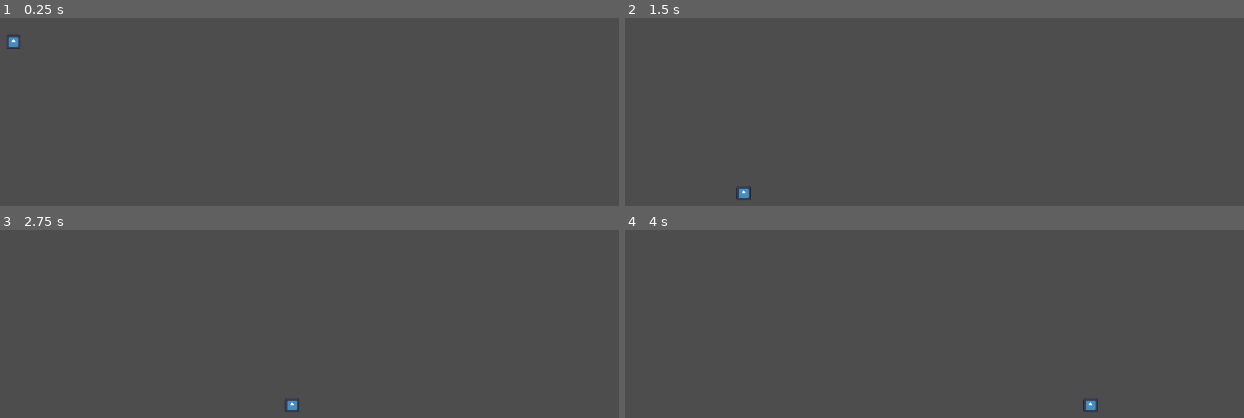
Above: before the commit, frames 1-4 (two rows, left to right).
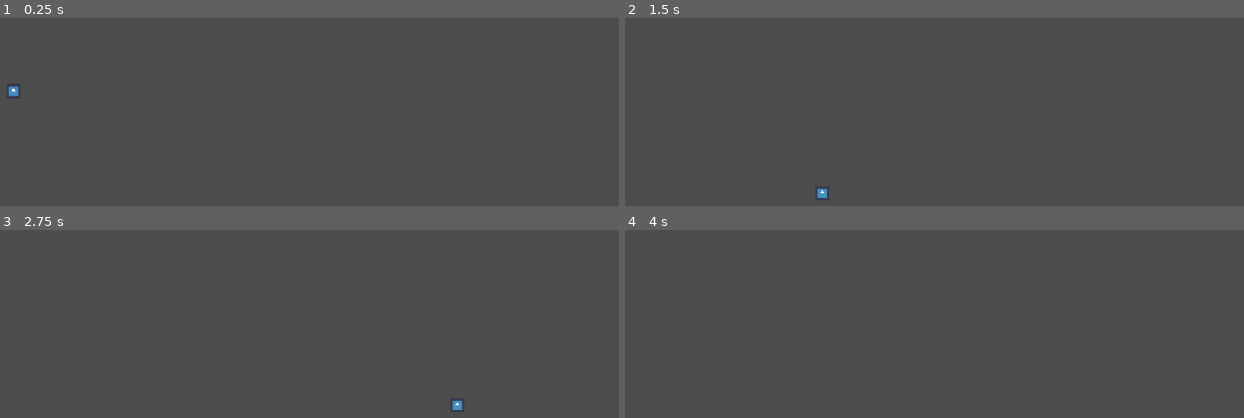
Above: after the commit, the same moments.

Repository: ThatMysticShadow/Plug-n-Play-F24
Game: Godot game, scene res://game/level/test_environment.tscn
Two runs of this game, one before a commit and one after it. Both use one fixed random seed, a clock stepped at 60 frames per second and the inputs below. The project has no main scene, so this scene is started directly. The engine's default icon, where the game draws it, is replaced by a stand-in: a white triangle on a blue panel in a dark square.
Inputs:
- Up to frame 1 (0.25 s): no input
- Up to frame 2 (1.5 s): hold D (player_right) from 0.53 s (still down); tap Space (player_jump) at 0.77 s
- Up to frame 3 (2.75 s): tap Space (player_jump) at 1.52 s; release D (player_right) at 2.03 s; hold A (player_left) from 2.03 s (still down)
- Up to frame 4 (4 s): release A (player_left) at 2.78 s; hold D (player_right) from 2.78 s (still down); tap Space (player_jump) at 3.02, 3.77 s

The runs differ from the first frame. In frame 1, 0.2% of the frame differs, in the area x 1-4%, y 9-43%; in frame 2, 0.2%; in frame 3, 0.2%; in frame 4, 0.1%.

Commit message:
Finish creating the player logic

Diff:
--- a/game/level/test_environment.tscn
+++ b/game/level/test_environment.tscn
@@ -15,7 +15,9 @@
 
 [node name="Player" parent="." instance=ExtResource("1_uj18h")]
 position = Vector2(279, 386)
-max_horizontal_speed = 200.0
-jump_strength = 200.0
-gravity = 500.0
-max_fall_speed = 200.0
+max_horizontal_speed = 300.0
+acceleration = 2000.0
+deceleration = 2000.0
+jump_strength = 700.0
+gravity = 3000.0
+max_fall_speed = 500.0
--- a/game/player/player.gd
+++ b/game/player/player.gd
@@ -2,10 +2,14 @@
 ## This Player class represents the basic player controller and builds off of
 ## CharacterBody2D functionality. This class provides a variety of methods for you to be
 ## able to extend and override if you wanted to modify the player's functionality, as well as
-## several quantities for you to tweak to change the feel of the player controller
+## several quantities for you to tweak to change the feel of the player controller.
+## DO NOT modify this script. Instead you should create a new script that extends the Player class
+## if you want to create custom player functionality.
 class_name Player
 
+## This quantity represents the threshold by which input is considered to be 0
 const INPUT_THRESHOLD: float = 0.01
+## This quantity represents the threshold for player speed under which player speed is considered to be 0
 const STOP_VELOCITY_THRSHOLD: float = 0.01
 
 @export_category("Movement Config")
@@ -31,23 +35,39 @@
 @export var max_fall_speed: float = 50
 
 
-# Called when the node enters the scene tree for the first time.
+## This method is called on the first frame that the Player is active in the scene tree, and by default
+## does not do anything. Feel free to override this method if you need to execute any code on the first
+## frame.
 func _ready():
-	pass # Replace with function body.
+	pass
 
 
-# Called every frame. 'delta' is the elapsed time since the previous physics frame.
+## This method is called every frame of the game (separate from _physics_process) and by default does not
+## do anything. Feel free to overrice this method if you need to execute any code every frame separate from
+## the physics engine.
+func _process(_delta):
+	pass
+
+
+## This method is called every update of the Godot physics engine, so all physics adjacent computations
+## and function calls should be done in this method. You are free to override this function and develop
+## your own implementation of player control and movement if you want.
 func _physics_process(delta):
+	# Retrieve the horizontal input axis
+	var direction = Input.get_axis("player_left", "player_right")
 
-	var direction = Input.get_axis("player_left", "player_right")
+	# Set the player's horizontal velocity based on player input
 	move_horizontal(direction, delta)
 
+	# Check if the player can jump and execute the jump function if so
 	if Input.is_action_just_pressed("player_jump") and can_jump():
 		jump()
 
+	# Apply gravity if the player is not grounded
 	if !is_on_floor():
 		apply_gravity(delta)
 
+	# Call this function to move the player based on all modifications to the player's velocity
 	move_and_slide()
 
 
@@ -65,8 +85,8 @@
 			velocity.x = sign(input) * max_horizontal_speed
 
 
-## Call this function to execute a jump, this function applies an impulse to the player body based
-## on the
+## Call this function to execute a jump. By default this function sets the player's vertical velocity
+## to the jump_strength value to simulate an upward impulse
 func jump() -> void:
 	velocity.y = -jump_strength
 
